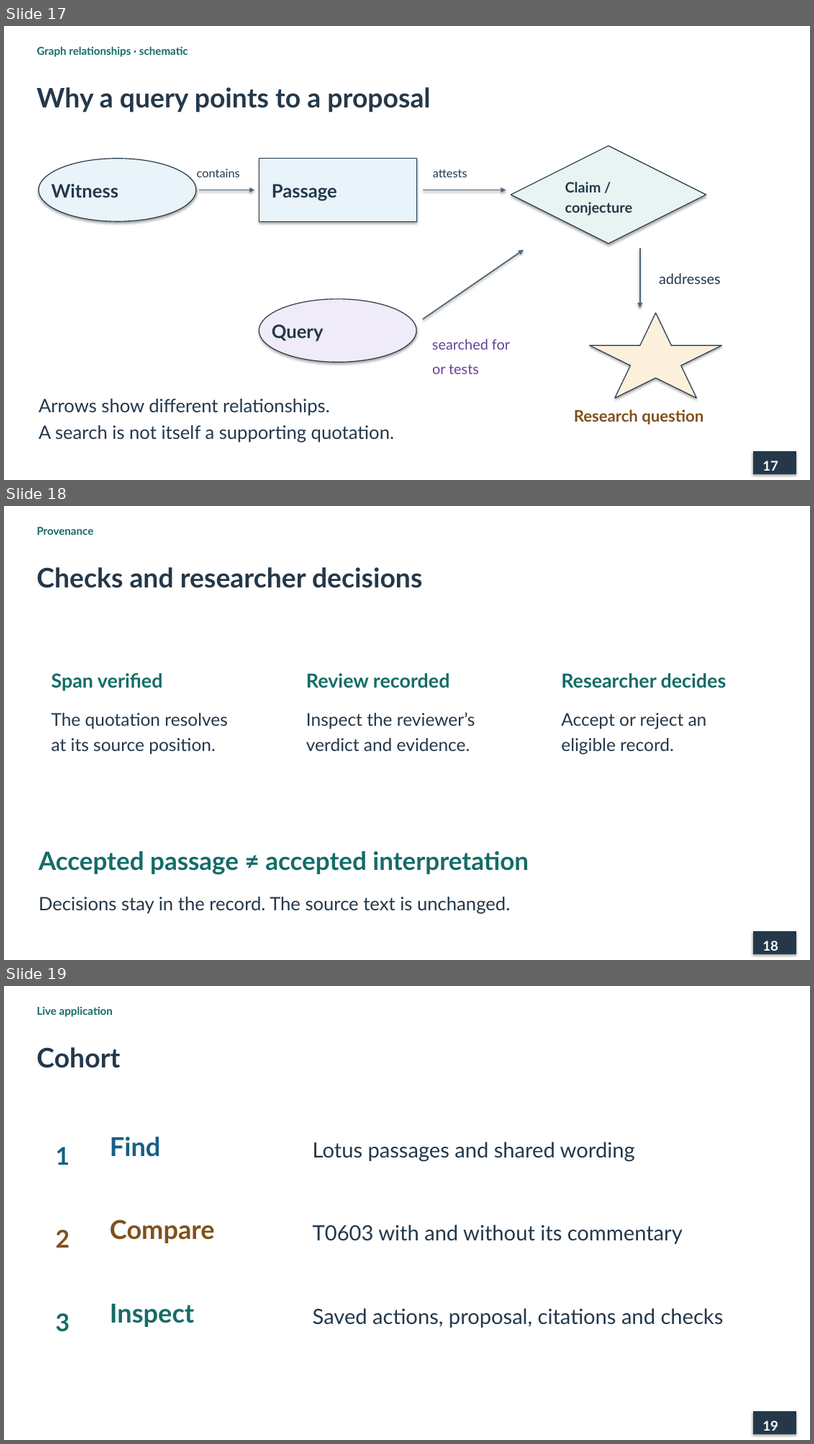
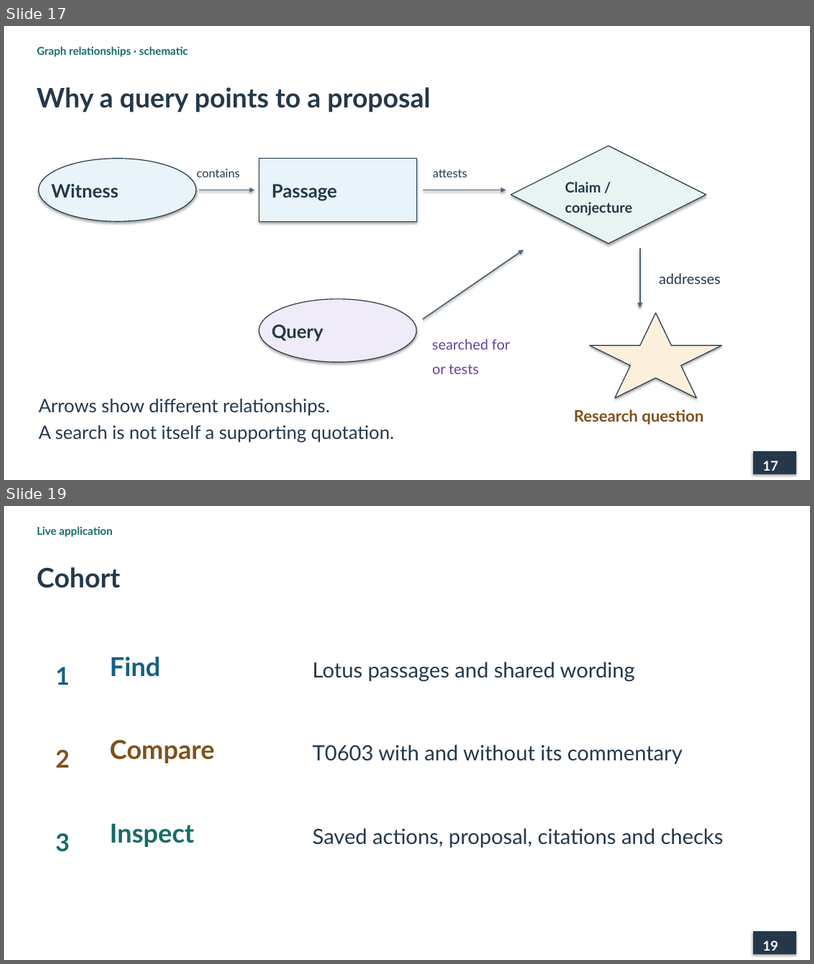
Before and after one commit to lopentu/cohort, a slide deck: docs/presentation/cohort-pnc-2026.pptx. Shown one above the other, each under a label of ours: slides 17, 18 and 19 before the commit, slides 17 and 19 after it; the slides between them are not shown. The pictures are 814x1444 and 814x964 pixels, drawn with LibreOffice and Linux fonts; fonts in the diff are those of the drawing. Boxes give left, top, right and bottom in pixels: in the first picture for what was removed or moved away, otherwise in the second. Text is boxed around its words. In the diff, an @@ line names an element or a change of style, - is before the commit and + after.

Commit message:
Explain evidence graph provenance benefits and future link prediction

```diff
--- a/docs/presentation/cohort-pnc-2026.pptx
+++ b/docs/presentation/cohort-pnc-2026.pptx
@@ slide 18 removed at (x1=4, y1=506, x2=810, y2=960), background #FFFFFF @@
@@ text removed at (x1=37, y1=527, x2=94, y2=535) @@
-Provenance
@@ text removed at (x1=36, y1=567, x2=422, y2=588) @@
-Checks and researcher decisions
@@ text removed at (x1=52, y1=673, x2=163, y2=691) @@
-Span verified
@@ text removed at (x1=306, y1=673, x2=450, y2=688) @@
-Review recorded
@@ text removed at (x1=561, y1=673, x2=727, y2=688) @@
-Researcher decides
@@ text removed at (x1=52, y1=713, x2=227, y2=754) @@
-The quotation resolves
-at its source position.
@@ text removed at (x1=306, y1=712, x2=476, y2=751) @@
-Inspect the reviewer’s
-verdict and evidence.
@@ text removed at (x1=561, y1=713, x2=707, y2=754) @@
-Accept or reject an
-eligible record.
@@ text removed at (x1=39, y1=851, x2=529, y2=875) @@
-Accepted passage ≠ accepted interpretation
@@ text removed at (x1=39, y1=896, x2=510, y2=914) @@
-Decisions stay in the record. The source text is unchanged.
@@ rectangle removed at (x1=754, y1=932, x2=797, y2=953) @@
@@ text removed at (x1=763, y1=940, x2=779, y2=950) @@
-18
```
Also in this commit, not shown: 1 slide added, 4 other files.
